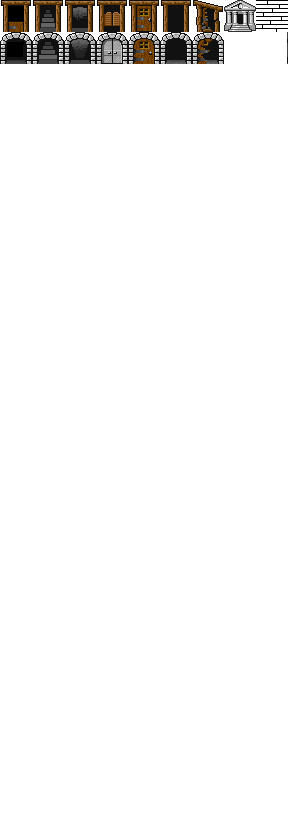
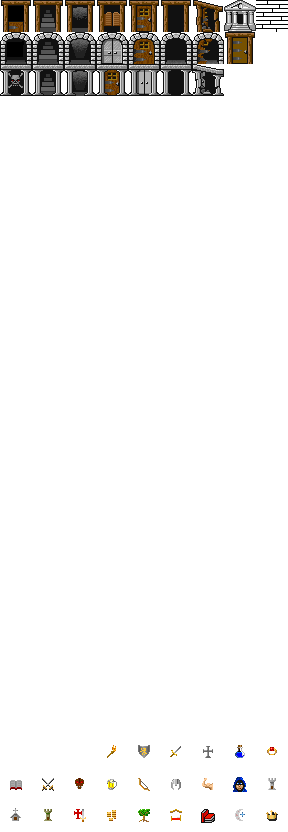
Comparing the layer stacks of the two (288, 832) images. Changes:
painted on "Background" over [0, 32, 288, 823]
